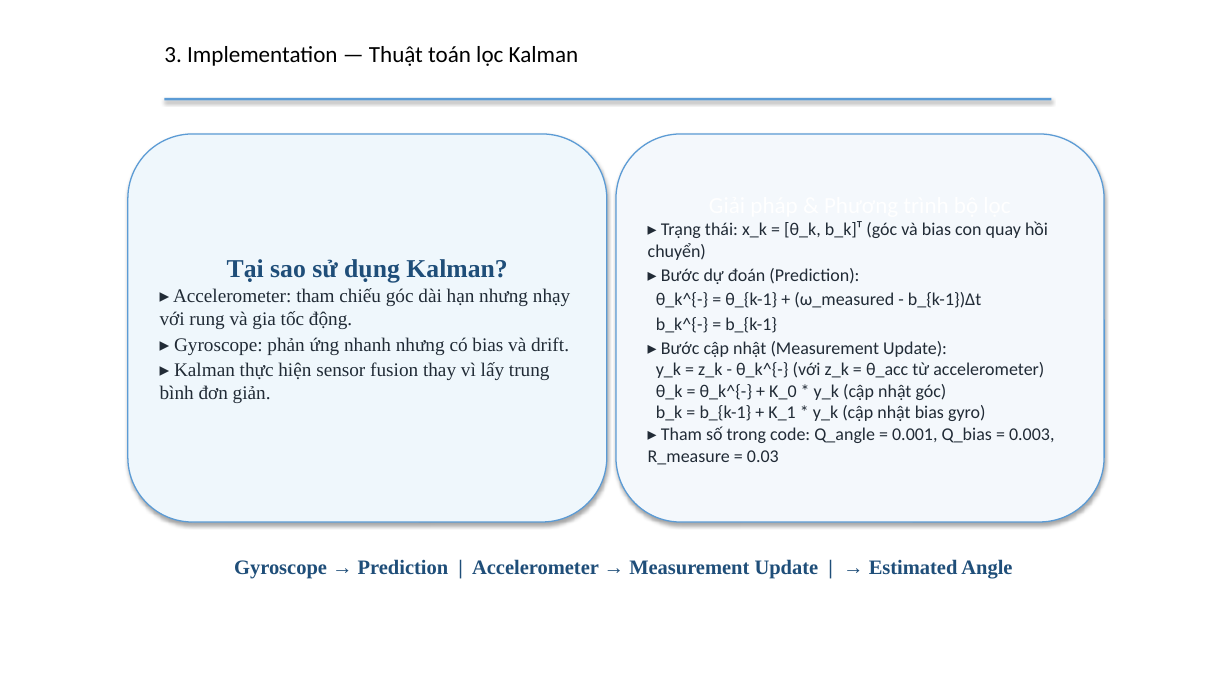
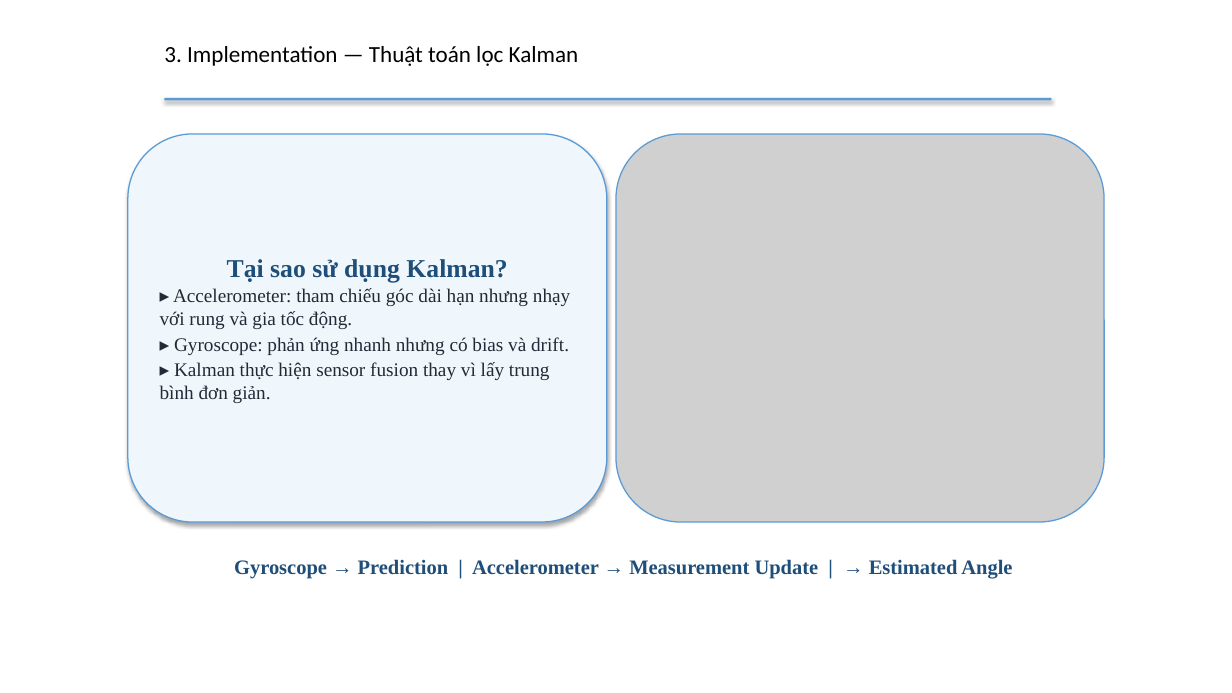
Before and after one commit to Theta2414/Controlling-Robot-Car, a slide deck: slide 11 of Presentation/EmbeddedC.pptx. Drawn at 1232x693 pixels with LibreOffice and Linux fonts; fonts in the diff are those of the drawing; grey boxes stand for pictures; background and template pictures are left out. Boxes give left, top, right and bottom in pixels: in the first picture for what was removed or moved away, otherwise in the second. Text is boxed around its words. In the diff, an @@ line names an element or a change of style, - is before the commit and + after.

```diff
--- a/Presentation/EmbeddedC.pptx
+++ b/Presentation/EmbeddedC.pptx
@@ rounded rectangle removed at <box>616,134,1104,522</box> @@
-Giải pháp & Phương trình bộ lọc
-▸ Trạng thái: x_k = [θ_k, b_k]ᵀ (góc và bias con quay hồi chuyển)
-▸ Bước dự đoán (Prediction):
-θ_k^{-} = θ_{k-1} + (ω_measured - b_{k-1})Δt
-b_k^{-} = b_{k-1}
-▸ Bước cập nhật (Measurement Update):
-y_k = z_k - θ_k^{-} (với z_k = θ_acc từ accelerometer)
-θ_k = θ_k^{-} + K_0 * y_k (cập nhật góc)
-b_k = b_{k-1} + K_1 * y_k (cập nhật bias gyro)
-▸ Tham số trong code: Q_angle = 0.001, Q_bias = 0.003, R_measure = 0.03
@@ picture added at <box>616,134,1104,522</box> @@
```
Also in this commit, not shown: 15 other slides changed, 1 slide removed, 31 other files.
